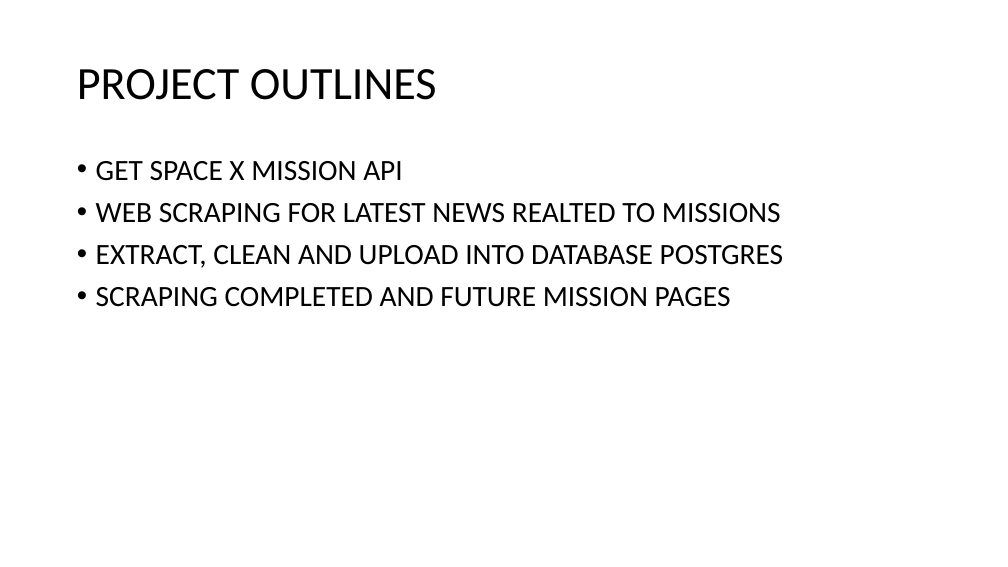
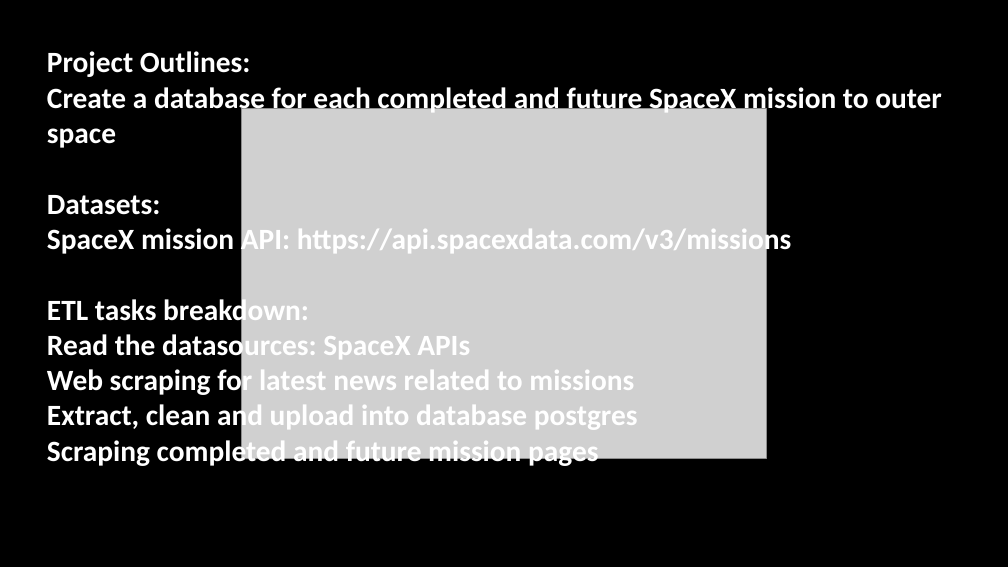
Before and after one commit to shahZ51/ETL_project, a slide deck: slide 2 of Project_2.pptx. Drawn at 1008x567 pixels with LibreOffice and Linux fonts; fonts in the diff are those of the drawing; grey boxes stand for pictures. Boxes give left, top, right and bottom in pixels: in the first picture for what was removed or moved away, otherwise in the second. Text is boxed around its words. In the diff, an @@ line names an element or a change of style, - is before the commit and + after.

Commit message:
Update Project_2.pptx
updated PPT

```diff
--- a/Project_2.pptx
+++ b/Project_2.pptx
@@ background #FFFFFF to #000000 @@
@@ text at (x1=47, y1=51, x2=942, y2=468): text changed; text colour #000000 to #FFFFFF; bold on @@
-• GET SPACE X MISSION API
-• WEB SCRAPING FOR LATEST NEWS REALTED TO MISSIONS
-• EXTRACT, CLEAN AND UPLOAD INTO DATABASE POSTGRES
-• SCRAPING COMPLETED AND FUTURE MISSION PAGES
+Project Outlines:
+Create a database for each completed and future SpaceX mission to outer space
+Datasets:
+SpaceX mission API: https://api.spacexdata.com/v3/missions
+ETL tasks breakdown:
+Read the datasources: SpaceX APIs
+Web scraping for latest news related to missions
+Extract, clean and upload into database postgres
+Scraping completed and future mission pages
@@ title removed at (x1=77, y1=69, x2=437, y2=100) @@
-PROJECT OUTLINES
@@ picture added at (x1=241, y1=109, x2=766, y2=458) @@
```
Also in this commit, not shown: 1 slide added, 1 slide removed.
